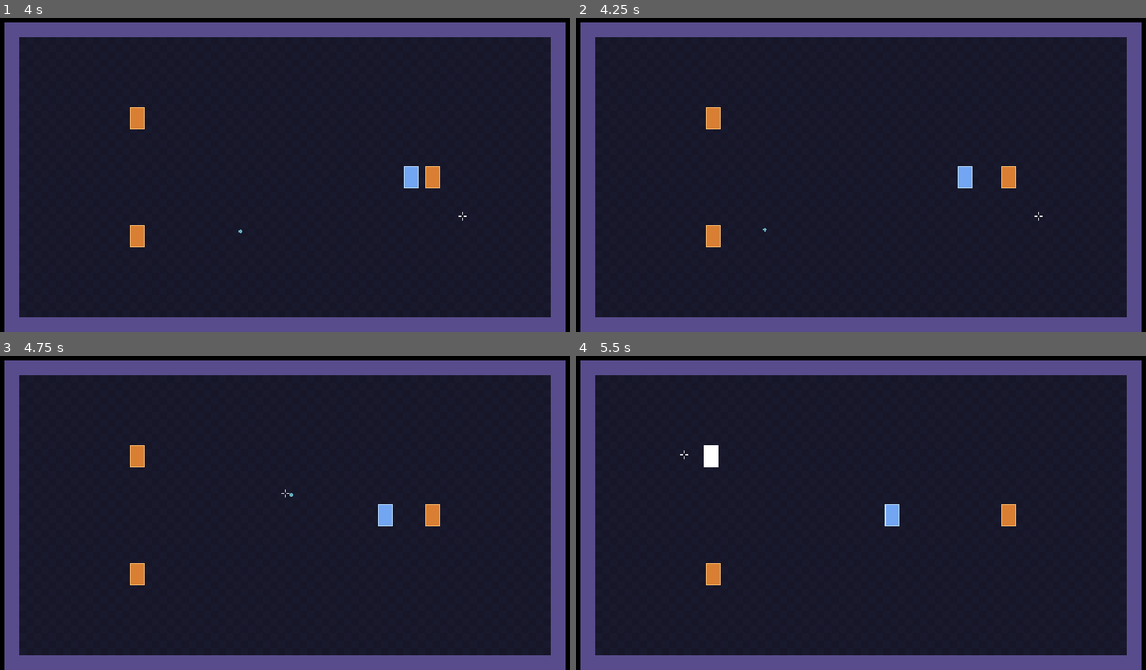
Above: before the commit, frames 1-4 (two rows, left to right).
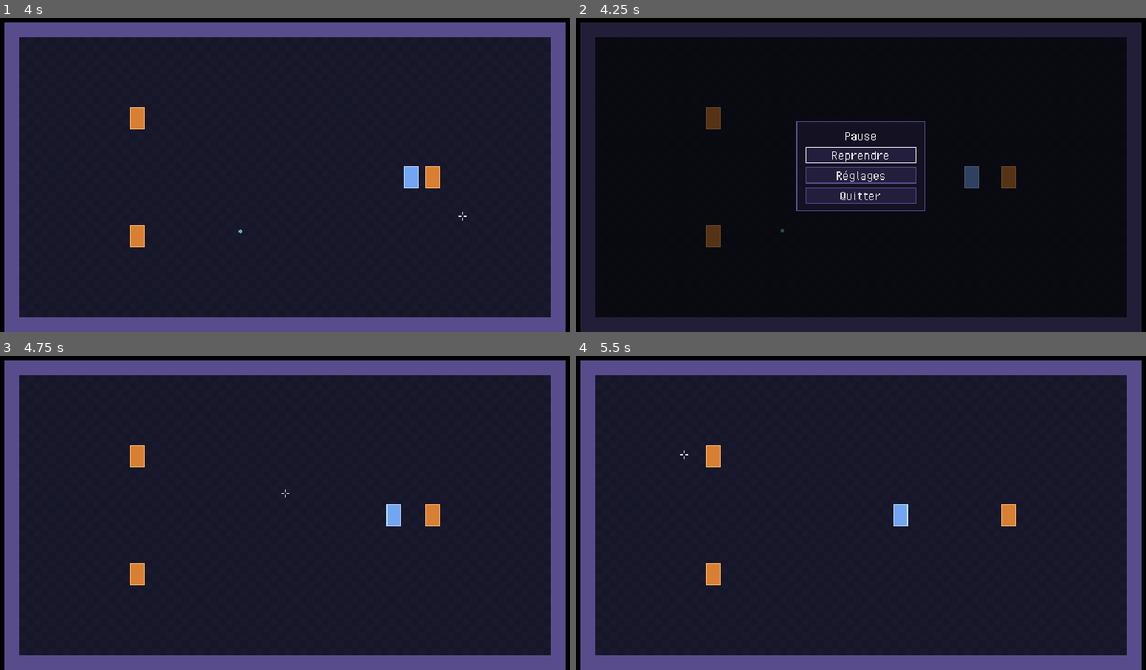
Above: after the commit, the same moments.

Repository: Kroustille/hypnagogia
Game: Godot game, scene res://main/main.tscn
Two runs of this game, one before a commit and one after it. Both use one fixed random seed, a clock stepped at 60 frames per second and the inputs below.
Inputs (mouse positions are in pixels of both pictures, inside the frame that each line leads up to):
- Up to frame 1 (4 s): tap Enter at 0.5 s; move the mouse to (416, 149) at 0.52 s; hold D (move_right) 0.53-1.28 s; tap Space (dash) at 0.6, 2.1, 3.6 s; move the mouse to (165, 181) at 1.27 s; hold S (move_down) 1.28-2.03 s; click (165, 181) at 1.35 s; move the mouse to (342, 93) at 2.02 s; hold D (move_right) 2.03-2.78 s; move the mouse to (256, 231) at 2.77 s; hold W (move_up) 2.78-3.53 s; click (256, 231) at 2.85 s; move the mouse to (461, 215) at 3.52 s; hold A (move_left) from 3.53 s (still down)
- Up to frame 2 (4.25 s): keep holding A (move_left); tap Escape (pause) at 4.15 s
- Up to frame 3 (4.75 s): release A (move_left) at 4.25 s; click (285, 494) at 4.25 s, where only the run after the commit has a clickable "Reprendre"
- Up to frame 4 (5.5 s): tap Space (dash) at 5 s; move the mouse to (684, 453) at 5.02 s; hold A (move_left) from 5.03 s (still down); click (684, 453) at 5.1 s

Frame 1 is identical in both runs. In frame 2, 53% of the frame differs, in the area x 0-100%, y 1-100%; in frame 3, 0.2%; in frame 4, 0.4%.

Commit message:
feat(ui): add pause and settings menus
Main alone pauses the game by disabling ActiveScene and setting
GameClock.paused together; SceneTree.paused is never used. The game
also pauses when the application loses focus. The reticle shows the
system cursor while paused.

Co-Authored-By: Claude Opus 5.5 <noreply@anthropic.com>

Diff:
--- a/game/main/main.gd
+++ b/game/main/main.gd
@@ -1,14 +1,20 @@
 class_name Main
 extends Node
-## Application root. Hosts the active scene and the UI layer.
+## Application root. Hosts the active scene and the UI layer, and owns the pause (story 1.6):
+## pausing disables ActiveScene (process_mode) and sets GameClock.paused, together and only here.
+## SceneTree.paused is never used, so the UI layer and the autoloads (Audio) keep running.
 
 const ARENA_PATH: String = "res://rooms/arena/arena.tscn"
 const BULLET_LOAD_TEST_PATH: String = "res://debug/bullet_load_test.tscn"
 ## Debug slow motion factor (F4). A debug tool, not a gameplay value.
 const SLOW_MOTION_SCALE: float = 0.25
+const PAUSE_MENU_SCENE: PackedScene = preload("res://ui/menus/pause_menu.tscn")
+const SETTINGS_MENU_SCENE: PackedScene = preload("res://ui/menus/settings_menu.tscn")
 
 var _last_scale_factor: int = -1
 var _load_test_active: bool = false
+var _pause_menu: PauseMenu
+var _settings_menu: SettingsMenu
 
 @onready var _active_scene: Node = %ActiveScene
 @onready var _ui: CanvasLayer = %UI
@@ -20,6 +26,7 @@
 		_check_viewport_size()
 		_check_collision_layer_names()
 		_ui.add_child(CollisionDrawer.new())
+	_setup_menus()
 	_show_scene(ARENA_PATH)
 	get_window().size_changed.connect(_on_window_size_changed)
 	_on_window_size_changed()
@@ -42,8 +49,48 @@
 			assert(false, "Collision layer names out of sync with Const")
 
 
+## Hidden menus, added last to UI so they draw above the overlays.
+func _setup_menus() -> void:
+	_pause_menu = PAUSE_MENU_SCENE.instantiate() as PauseMenu
+	_settings_menu = SETTINGS_MENU_SCENE.instantiate() as SettingsMenu
+	_ui.add_child(_pause_menu)
+	_ui.add_child(_settings_menu)
+	_pause_menu.resume_requested.connect(_on_pause_menu_resume_requested)
+	_pause_menu.settings_requested.connect(_on_pause_menu_settings_requested)
+	_pause_menu.quit_requested.connect(_on_pause_menu_quit_requested)
+	_settings_menu.back_requested.connect(_on_settings_menu_back_requested)
+
+
+func _notification(what: int) -> void:
+	# Auto pause when the application loses focus; no auto resume: the player resumes.
+	if what == NOTIFICATION_APPLICATION_FOCUS_OUT:
+		_set_paused(true, "focus lost")
+
+
+## The only place that pauses or resumes the game. Never use get_tree().paused.
+func _set_paused(value: bool, reason: String = "") -> void:
+	if value == GameClock.paused:
+		return
+	GameClock.paused = value
+	_active_scene.process_mode = Node.PROCESS_MODE_DISABLED if value else Node.PROCESS_MODE_INHERIT
+	if value:
+		_pause_menu.open()
+	else:
+		_settings_menu.hide()
+		_pause_menu.hide()
+		get_viewport().gui_release_focus()
+	var suffix: String = " (%s)" % reason if not reason.is_empty() else ""
+	Log.info("ui", "game %s%s" % ["paused" if value else "resumed", suffix])
+
+
+## While paused, the menus get pause and ui_cancel first (deeper in the tree) and consume them.
 func _unhandled_input(event: InputEvent) -> void:
-	if not OS.is_debug_build():
+	if event.is_action_pressed(&"pause"):
+		_set_paused(true)
+		get_viewport().set_input_as_handled()
+		return
+	# Debug tools only, and never while paused: a scene loaded under a disabled ActiveScene would be frozen.
+	if not OS.is_debug_build() or GameClock.paused:
 		return
 	if event.is_action_pressed("debug_load_test"):
 		var wants_load_test: bool = not _load_test_active
@@ -74,6 +121,26 @@
 	return true
 
 
+func _on_pause_menu_resume_requested() -> void:
+	_set_paused(false)
+
+
+func _on_pause_menu_settings_requested() -> void:
+	_pause_menu.hide()
+	_settings_menu.open()
+
+
+## No title screen at milestone A: Quit closes the game (settings are already saved).
+func _on_pause_menu_quit_requested() -> void:
+	Log.info("ui", "quit requested from the pause menu")
+	get_tree().quit()
+
+
+func _on_settings_menu_back_requested() -> void:
+	_settings_menu.hide()
+	_pause_menu.open(true)
+
+
 func _on_window_size_changed() -> void:
 	var size: Vector2i = get_window().size
 	var factor: int = Const.integer_scale(size)
--- a/game/player/reticle.gd
+++ b/game/player/reticle.gd
@@ -3,6 +3,7 @@
 ## Aim reticle. Follows the cursor with the mouse, or sits at a fixed distance along the aim with the stick.
 ## Moved in _process (presentation only: every gameplay decision stays in _physics_process), so physics
 ## interpolation is off. Hides the system cursor while it is in the tree and shows it again when it leaves.
+## While the game is paused (an ancestor disabled), it hides itself and shows the cursor.
 ## Placeholder drawing until epic 7; moves to the HUD layer with story 2.7.
 
 ## Length of each of the 4 branches, in pixels (visual).
@@ -39,6 +40,17 @@
 		set_process(false)
 
 
+func _notification(what: int) -> void:
+	match what:
+		NOTIFICATION_DISABLED:
+			visible = false
+			Input.mouse_mode = Input.MOUSE_MODE_VISIBLE
+		NOTIFICATION_ENABLED:
+			visible = true
+			if _player != null:
+				Input.mouse_mode = Input.MOUSE_MODE_HIDDEN
+
+
 func _exit_tree() -> void:
 	Input.mouse_mode = Input.MOUSE_MODE_VISIBLE
 
--- /dev/null
+++ b/game/ui/menus/pause_menu.gd
@@ -0,0 +1,54 @@
+class_name PauseMenu
+extends Control
+## Pause menu: resume, settings, quit. Main owns the pause: it opens this menu and listens to its
+## local signals. Pause, Start, Escape or B (pause / ui_cancel) asks to resume.
+## Texts come from tr() (localization/strings.csv), never from the scene.
+
+signal resume_requested
+signal settings_requested
+signal quit_requested
+
+@onready var _title: Label = %Title
+@onready var _resume_button: Button = %ResumeButton
+@onready var _settings_button: Button = %SettingsButton
+@onready var _quit_button: Button = %QuitButton
+
+
+func _ready() -> void:
+	_title.text = tr(&"UI_PAUSE_TITLE")
+	_resume_button.text = tr(&"UI_PAUSE_RESUME")
+	_settings_button.text = tr(&"UI_PAUSE_SETTINGS")
+	_quit_button.text = tr(&"UI_PAUSE_QUIT")
+	_resume_button.pressed.connect(_on_resume_button_pressed)
+	_settings_button.pressed.connect(_on_settings_button_pressed)
+	_quit_button.pressed.connect(_on_quit_button_pressed)
+	hide()
+
+
+## Shows the menu, focus on Resume (or on Settings when coming back from the settings menu).
+func open(focus_settings: bool = false) -> void:
+	show()
+	if focus_settings:
+		_settings_button.grab_focus()
+	else:
+		_resume_button.grab_focus()
+
+
+func _unhandled_input(event: InputEvent) -> void:
+	if not visible:
+		return
+	if event.is_action_pressed(&"pause") or event.is_action_pressed(&"ui_cancel"):
+		get_viewport().set_input_as_handled()
+		resume_requested.emit()
+
+
+func _on_resume_button_pressed() -> void:
+	resume_requested.emit()
+
+
+func _on_settings_button_pressed() -> void:
+	settings_requested.emit()
+
+
+func _on_quit_button_pressed() -> void:
+	quit_requested.emit()
--- /dev/null
+++ b/game/ui/menus/pause_menu.tscn
@@ -0,0 +1,55 @@
+[gd_scene load_steps=2 format=3]
+
+[ext_resource type="Script" path="res://ui/menus/pause_menu.gd" id="1_pause"]
+
+[node name="PauseMenu" type="Control"]
+layout_mode = 3
+anchors_preset = 15
+anchor_right = 1.0
+anchor_bottom = 1.0
+grow_horizontal = 2
+grow_vertical = 2
+script = ExtResource("1_pause")
+
+[node name="Dim" type="ColorRect" parent="."]
+layout_mode = 1
+anchors_preset = 15
+anchor_right = 1.0
+anchor_bottom = 1.0
+grow_horizontal = 2
+grow_vertical = 2
+color = Color(0, 0, 0, 0.6)
+
+[node name="Center" type="CenterContainer" parent="."]
+layout_mode = 1
+anchors_preset = 15
+anchor_right = 1.0
+anchor_bottom = 1.0
+grow_horizontal = 2
+grow_vertical = 2
+mouse_filter = 2
+
+[node name="Panel" type="PanelContainer" parent="Center"]
+layout_mode = 2
+
+[node name="Items" type="VBoxContainer" parent="Center/Panel"]
+custom_minimum_size = Vector2(120, 0)
+layout_mode = 2
+theme_override_constants/separation = 4
+
+[node name="Title" type="Label" parent="Center/Panel/Items"]
+unique_name_in_owner = true
+layout_mode = 2
+horizontal_alignment = 1
+
+[node name="ResumeButton" type="Button" parent="Center/Panel/Items"]
+unique_name_in_owner = true
+layout_mode = 2
+
+[node name="SettingsButton" type="Button" parent="Center/Panel/Items"]
+unique_name_in_owner = true
+layout_mode = 2
+
+[node name="QuitButton" type="Button" parent="Center/Panel/Items"]
+unique_name_in_owner = true
+layout_mode = 2
--- /dev/null
+++ b/game/ui/menus/settings_menu.gd
@@ -0,0 +1,128 @@
+class_name SettingsMenu
+extends Control
+## Settings menu: the four bus volumes, fullscreen, VSync and damage numbers. Changes go through Settings
+## only (applied at once, saved by Settings). A dragged slider is previewed continuously and saved on
+## release; a keyboard, gamepad or track change is saved at once. Pause, Start, Escape or B goes back.
+## Texts come from tr() (localization/strings.csv), never from the scene.
+
+signal back_requested
+
+## Placeholder preview, replaced with story 7.7. Played on each saved SFX volume change, never while dragging.
+const PREVIEW_SOUND: AudioStream = preload("res://audio/sfx/sfx_player_shot.wav")
+## Slider units per linear volume unit (sliders go from 0 to 100 %, step 5).
+const PERCENT: float = 100.0
+
+## Slider of each bus, top to bottom.
+@onready var _sliders: Dictionary[StringName, HSlider] = {
+	Settings.MASTER_BUS: %MasterSlider,
+	Settings.MUSIC_BUS: %MusicSlider,
+	Settings.SFX_BUS: %SfxSlider,
+	Settings.UI_BUS: %UiSlider,
+}
+@onready var _values: Dictionary[StringName, Label] = {
+	Settings.MASTER_BUS: %MasterValue,
+	Settings.MUSIC_BUS: %MusicValue,
+	Settings.SFX_BUS: %SfxValue,
+	Settings.UI_BUS: %UiValue,
+}
+@onready var _title: Label = %Title
+@onready var _fullscreen_button: CheckButton = %FullscreenButton
+@onready var _vsync_button: CheckButton = %VsyncButton
+@onready var _damage_numbers_button: CheckButton = %DamageNumbersButton
+@onready var _back_button: Button = %BackButton
+
+var _dragging: Dictionary[StringName, bool] = {}
+
+
+func _ready() -> void:
+	_title.text = tr(&"UI_SETTINGS_TITLE")
+	(%MasterLabel as Label).text = tr(&"UI_SETTINGS_VOLUME_MASTER")
+	(%MusicLabel as Label).text = tr(&"UI_SETTINGS_VOLUME_MUSIC")
+	(%SfxLabel as Label).text = tr(&"UI_SETTINGS_VOLUME_SFX")
+	(%UiLabel as Label).text = tr(&"UI_SETTINGS_VOLUME_UI")
+	_fullscreen_button.text = tr(&"UI_SETTINGS_FULLSCREEN")
+	_vsync_button.text = tr(&"UI_SETTINGS_VSYNC")
+	_damage_numbers_button.text = tr(&"UI_SETTINGS_DAMAGE_NUMBERS")
+	_back_button.text = tr(&"UI_SETTINGS_BACK")
+	for bus: StringName in _sliders:
+		var slider: HSlider = _sliders[bus]
+		_dragging[bus] = false
+		slider.value_changed.connect(_on_slider_value_changed.bind(bus))
+		slider.drag_started.connect(_on_slider_drag_started.bind(bus))
+		slider.drag_ended.connect(_on_slider_drag_ended.bind(bus))
+	_fullscreen_button.toggled.connect(_on_fullscreen_button_toggled)
+	_vsync_button.toggled.connect(_on_vsync_button_toggled)
+	_damage_numbers_button.toggled.connect(_on_damage_numbers_button_toggled)
+	_back_button.pressed.connect(_on_back_button_pressed)
+	hide()
+
+
+## Reads every value from Settings (without writing anything back), shows the menu, focus on the first slider.
+func open() -> void:
+	for bus: StringName in _sliders:
+		_dragging[bus] = false
+		var percent: float = roundf(Settings.volume(bus) * PERCENT)
+		_sliders[bus].set_value_no_signal(percent)
+		_show_percent(bus, percent)
+	_fullscreen_button.set_pressed_no_signal(Settings.fullscreen)
+	_vsync_button.set_pressed_no_signal(Settings.vsync)
+	_damage_numbers_button.set_pressed_no_signal(Settings.damage_numbers)
+	show()
+	_sliders[Settings.MASTER_BUS].grab_focus()
+
+
+func _unhandled_input(event: InputEvent) -> void:
+	if not visible:
+		return
+	if event.is_action_pressed(&"pause") or event.is_action_pressed(&"ui_cancel"):
+		get_viewport().set_input_as_handled()
+		back_requested.emit()
+
+
+func _show_percent(bus: StringName, percent: float) -> void:
+	_values[bus].text = tr(&"UI_SETTINGS_PERCENT") % roundi(percent)
+
+
+## Saves the volume (Settings skips an unchanged value) and plays the SFX preview.
+func _commit_volume(bus: StringName, percent: float) -> void:
+	Settings.set_volume(bus, percent / PERCENT)
+	if bus == Settings.SFX_BUS:
+		Audio.play_sfx(PREVIEW_SOUND)
+
+
+func _on_slider_value_changed(percent: float, bus: StringName) -> void:
+	_show_percent(bus, percent)
+	if _dragging[bus]:
+		Settings.preview_volume(bus, percent / PERCENT)
+	else:
+		_commit_volume(bus, percent)
+
+
+func _on_slider_drag_started(bus: StringName) -> void:
+	_dragging[bus] = true
+	var percent: float = _sliders[bus].value
+	_show_percent(bus, percent)
+	Settings.preview_volume(bus, percent / PERCENT)
+
+
+func _on_slider_drag_ended(_value_changed: bool, bus: StringName) -> void:
+	_dragging[bus] = false
+	var percent: float = _sliders[bus].value
+	_show_percent(bus, percent)
+	_commit_volume(bus, percent)
+
+
+func _on_fullscreen_button_toggled(pressed: bool) -> void:
+	Settings.set_fullscreen(pressed)
+
+
+func _on_vsync_button_toggled(pressed: bool) -> void:
+	Settings.set_vsync(pressed)
+
+
+func _on_damage_numbers_button_toggled(pressed: bool) -> void:
+	Settings.set_damage_numbers(pressed)
+
+
+func _on_back_button_pressed() -> void:
+	back_requested.emit()
--- /dev/null
+++ b/game/ui/menus/settings_menu.tscn
@@ -0,0 +1,132 @@
+[gd_scene load_steps=2 format=3]
+
+[ext_resource type="Script" path="res://ui/menus/settings_menu.gd" id="1_settings"]
+
+[node name="SettingsMenu" type="Control"]
+layout_mode = 3
+anchors_preset = 15
+anchor_right = 1.0
+anchor_bottom = 1.0
+grow_horizontal = 2
+grow_vertical = 2
+script = ExtResource("1_settings")
+
+[node name="Dim" type="ColorRect" parent="."]
+layout_mode = 1
+anchors_preset = 15
+anchor_right = 1.0
+anchor_bottom = 1.0
+grow_horizontal = 2
+grow_vertical = 2
+color = Color(0, 0, 0, 0.6)
+
+[node name="Center" type="CenterContainer" parent="."]
+layout_mode = 1
+anchors_preset = 15
+anchor_right = 1.0
+anchor_bottom = 1.0
+grow_horizontal = 2
+grow_vertical = 2
+mouse_filter = 2
+
+[node name="Panel" type="PanelContainer" parent="Center"]
+layout_mode = 2
+
+[node name="Items" type="VBoxContainer" parent="Center/Panel"]
+layout_mode = 2
+theme_override_constants/separation = 4
+
+[node name="Title" type="Label" parent="Center/Panel/Items"]
+unique_name_in_owner = true
+layout_mode = 2
+horizontal_alignment = 1
+
+[node name="Volumes" type="GridContainer" parent="Center/Panel/Items"]
+layout_mode = 2
+theme_override_constants/h_separation = 8
+theme_override_constants/v_separation = 4
+columns = 3
+
+[node name="MasterLabel" type="Label" parent="Center/Panel/Items/Volumes"]
+unique_name_in_owner = true
+layout_mode = 2
+
+[node name="MasterSlider" type="HSlider" parent="Center/Panel/Items/Volumes"]
+unique_name_in_owner = true
+custom_minimum_size = Vector2(120, 0)
+layout_mode = 2
+size_flags_vertical = 4
+step = 5.0
+
+[node name="MasterValue" type="Label" parent="Center/Panel/Items/Volumes"]
+unique_name_in_owner = true
+custom_minimum_size = Vector2(36, 0)
+layout_mode = 2
+horizontal_alignment = 2
+
+[node name="MusicLabel" type="Label" parent="Center/Panel/Items/Volumes"]
+unique_name_in_owner = true
+layout_mode = 2
+
+[node name="MusicSlider" type="HSlider" parent="Center/Panel/Items/Volumes"]
+unique_name_in_owner = true
+custom_minimum_size = Vector2(120, 0)
+layout_mode = 2
+size_flags_vertical = 4
+step = 5.0
+
+[node name="MusicValue" type="Label" parent="Center/Panel/Items/Volumes"]
+unique_name_in_owner = true
+custom_minimum_size = Vector2(36, 0)
+layout_mode = 2
+horizontal_alignment = 2
+
+[node name="SfxLabel" type="Label" parent="Center/Panel/Items/Volumes"]
+unique_name_in_owner = true
+layout_mode = 2
+
+[node name="SfxSlider" type="HSlider" parent="Center/Panel/Items/Volumes"]
+unique_name_in_owner = true
+custom_minimum_size = Vector2(120, 0)
+layout_mode = 2
+size_flags_vertical = 4
+step = 5.0
+
+[node name="SfxValue" type="Label" parent="Center/Panel/Items/Volumes"]
+unique_name_in_owner = true
+custom_minimum_size = Vector2(36, 0)
+layout_mode = 2
+horizontal_alignment = 2
+
+[node name="UiLabel" type="Label" parent="Center/Panel/Items/Volumes"]
+unique_name_in_owner = true
+layout_mode = 2
+
+[node name="UiSlider" type="HSlider" parent="Center/Panel/Items/Volumes"]
+unique_name_in_owner = true
+custom_minimum_size = Vector2(120, 0)
+layout_mode = 2
+size_flags_vertical = 4
+step = 5.0
+
+[node name="UiValue" type="Label" parent="Center/Panel/Items/Volumes"]
+unique_name_in_owner = true
+custom_minimum_size = Vector2(36, 0)
+layout_mode = 2
+horizontal_alignment = 2
+
+[node name="FullscreenButton" type="CheckButton" parent="Center/Panel/Items"]
+unique_name_in_owner = true
+layout_mode = 2
+
+[node name="VsyncButton" type="CheckButton" parent="Center/Panel/Items"]
+unique_name_in_owner = true
+layout_mode = 2
+
+[node name="DamageNumbersButton" type="CheckButton" parent="Center/Panel/Items"]
+unique_name_in_owner = true
+layout_mode = 2
+
+[node name="BackButton" type="Button" parent="Center/Panel/Items"]
+unique_name_in_owner = true
+layout_mode = 2
Not shown, added: game/ui/menus/pause_menu.gd.uid
Not shown, added: game/ui/menus/settings_menu.gd.uid
